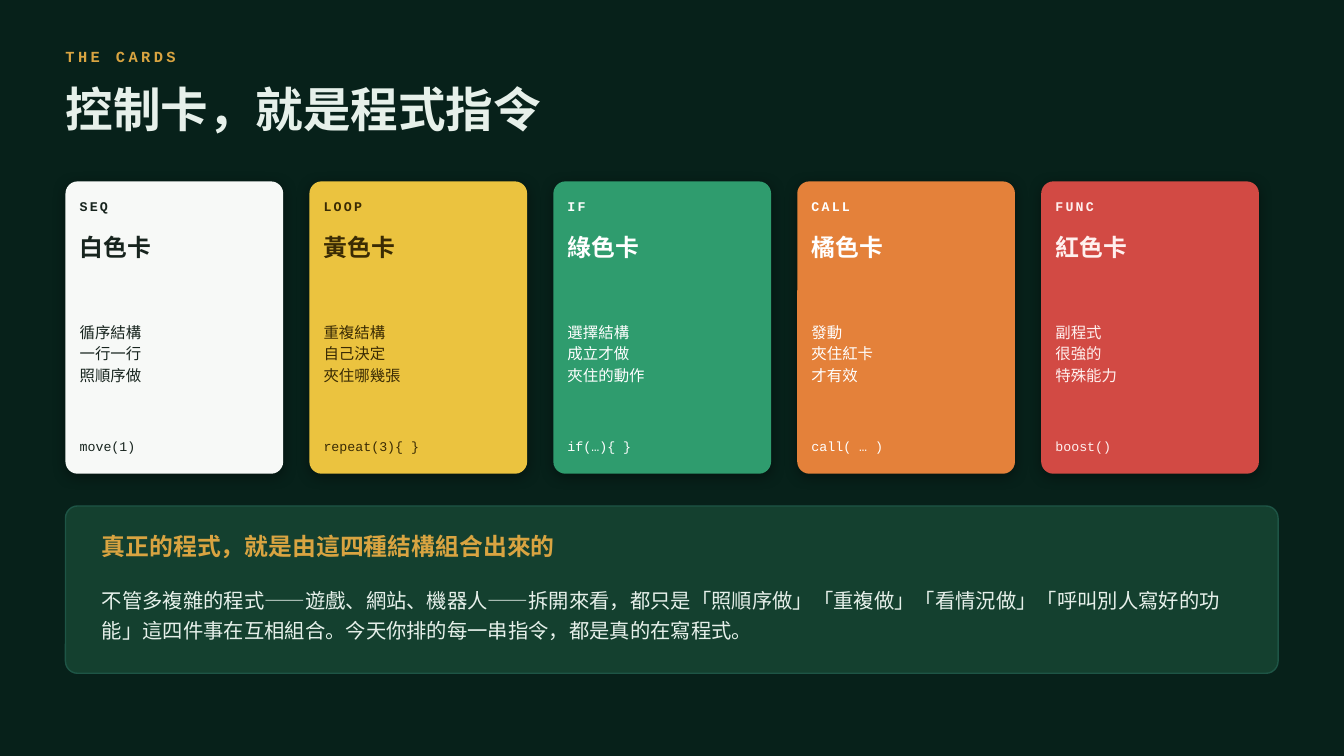
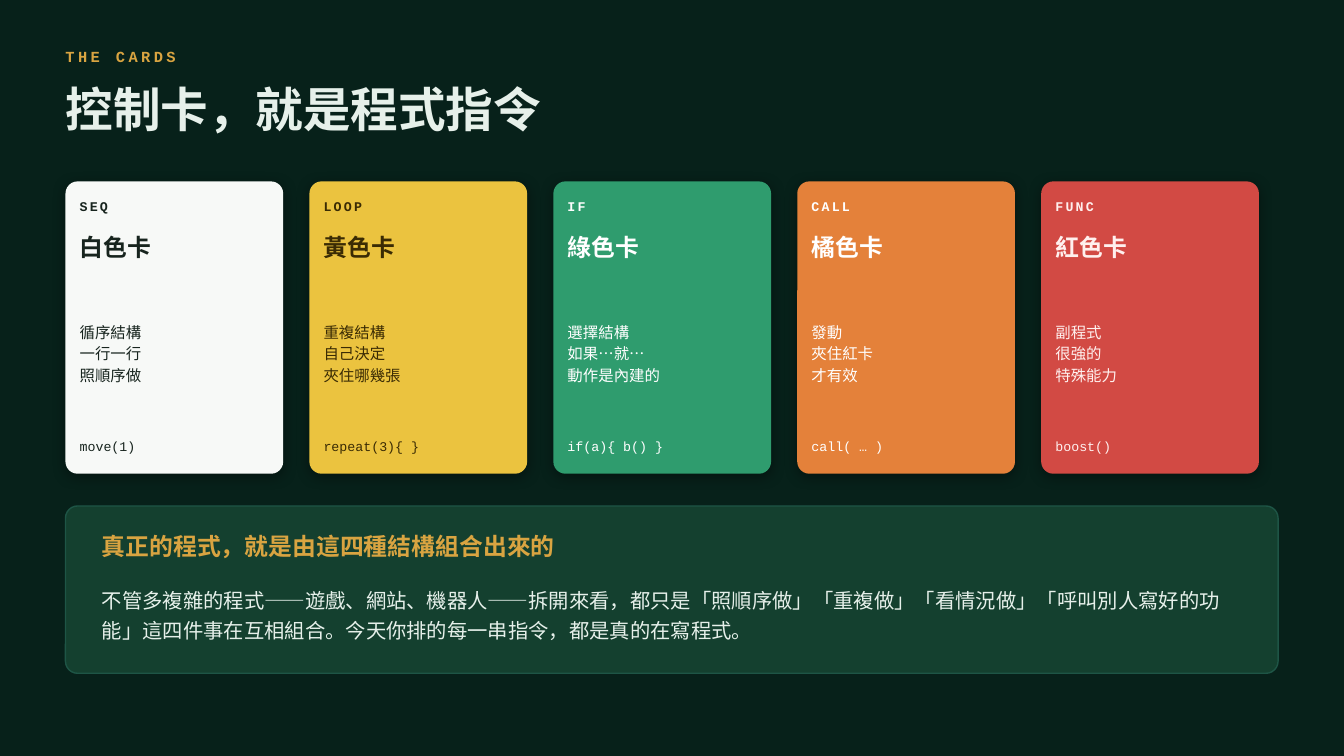
Before and after one commit to jack1214w/robot-city, a slide deck: slide 5 of 機器人蓋城市-遊戲規則.pptx. Drawn at 1344x756 pixels with LibreOffice and Linux fonts; fonts in the diff are those of the drawing. Boxes give left, top, right and bottom in pixels: in the first picture for what was removed or moved away, otherwise in the second. Text is boxed around its words. In the diff, an @@ line names an element or a change of style, - is before the commit and + after.

```diff
--- a/機器人蓋城市-遊戲規則.pptx
+++ b/機器人蓋城市-遊戲規則.pptx
@@ text at (567, 346, 660, 382): text changed @@
-成立才做
-夾住的動作
+如果⋯就⋯
+動作是內建的
@@ text at (567, 442, 647, 454): text changed @@
-if(…){ }
+if(a){ b() }
```
Also in this commit, not shown: 5 other slides changed, 5 other files.
